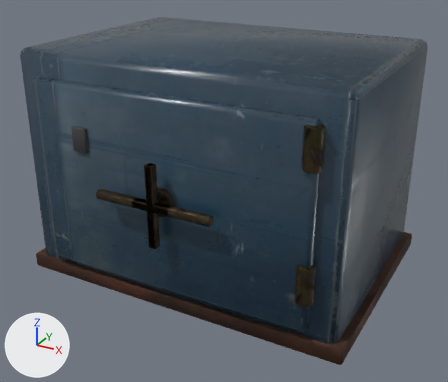
Before and after pictures for a commit that changed the glTF model game/art3d/own/loot_crate_safe.glb.
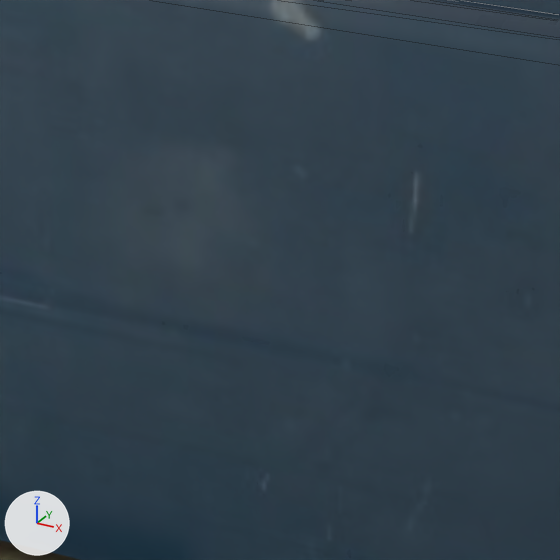
Old and new are each drawn whole from a 50 mm lens placed at (0.735, -1.37, 0.881), pointed at (0.014, -0.059, 0.226) and again close up on the part from 42% to 64% of the width and 29% to 56% of the height. The lights are fixed; the arrows at lower left show +X, +Y and +Z. The last two pictures show the newer version. The close-ups show mesh edges as thin lines.

Before the edit, the objects in view are built like this:
```python
me_box_001 = bpy.data.meshes.new('box.001')
me_box_001.from_pydata(...)  # 56 vertices, 108 faces; spans x -0.36..0.36, y -0.015..0.015, z 0.0..0.48
me_box_001.materials.append(mat_paint_blue)
me_box_002 = bpy.data.meshes.new('box.002')
me_box_002.from_pydata(...)  # 56 vertices, 108 faces; spans x -0.1..0.1, y -0.01..0.01, z 0.0..0.02
me_box_002.materials.append(mat_steel)
ob_box_001 = bpy.data.objects.new('box.001', me_box_001)
ob_box_001.location = (0.0, -0.31, 0.06)
ob_box_002 = bpy.data.objects.new('box.002', me_box_002)
ob_box_002.location = (0.05, -0.36, 0.29)
```
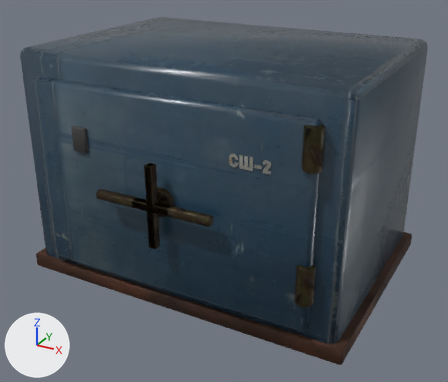
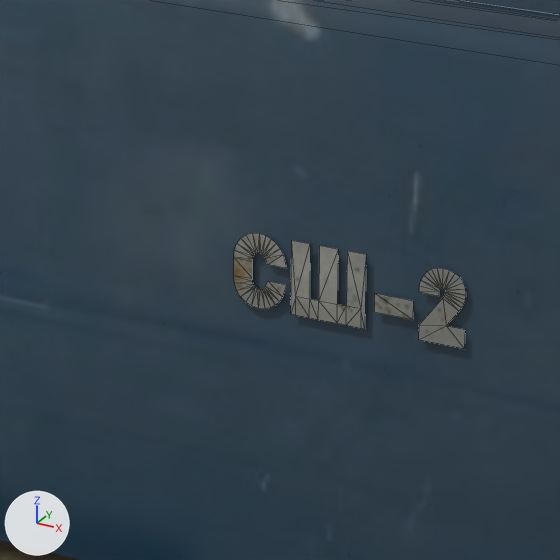
The change, as JSON lines over the scene's bpy script:
```json
{"op": "add", "block": "img_worn_white_0_90_v1", "code": ["img_worn_white_0_90_v1 = load_image('worn_white_0.90_v1', '_unpacked/worn_white_0.90_v1', 1024, 1024, 'sRGB')"]}
{"op": "add", "block": "mat_white", "code": ["mat_white = bpy.data.materials.new('white')", "# uses the picture img_nor_002", "# uses the picture img_worn_white_0_90_v1"]}
{"op": "add", "block": "me_stencil", "code": ["me_stencil = bpy.data.meshes.new('stencil')", "me_stencil.from_pydata(...)  # 116 vertices, 112 faces; spans x 0.1732..0.2675, y -0.3275, z 0.4174..0.4469", "me_stencil.materials.append(mat_white)"]}
{"op": "add", "block": "ob_stencil", "code": ["ob_stencil = bpy.data.objects.new('stencil', me_stencil)", "ob_stencil.location = (0.0, 0.0, 0.0)"]}
```

Pixel boxes (x1, y1, x2, y2) of what changed, in the close-ups (560 x 560 px):
```json
{"object": "stencil", "change": "added", "after": [234, 233, 466, 349]}
```
